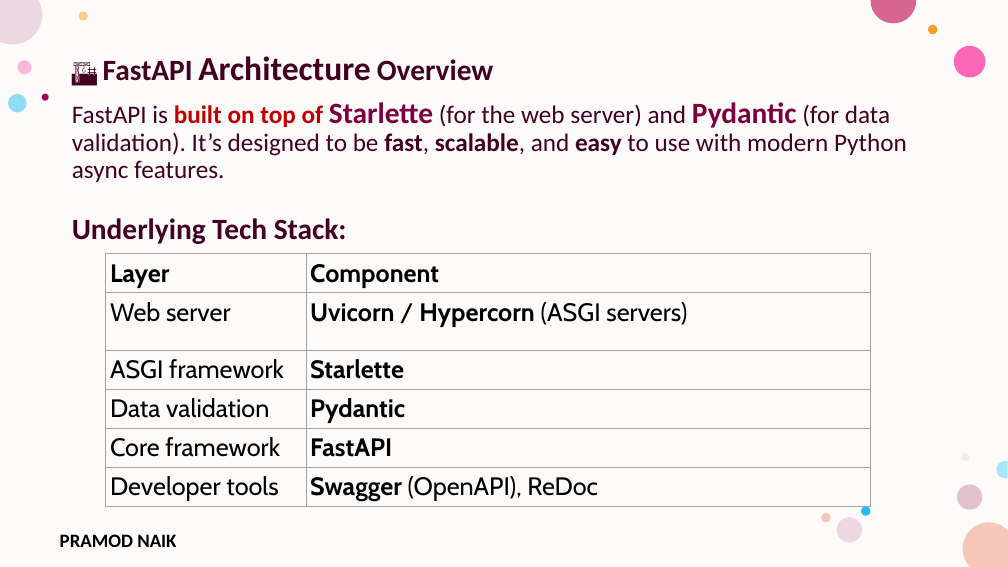
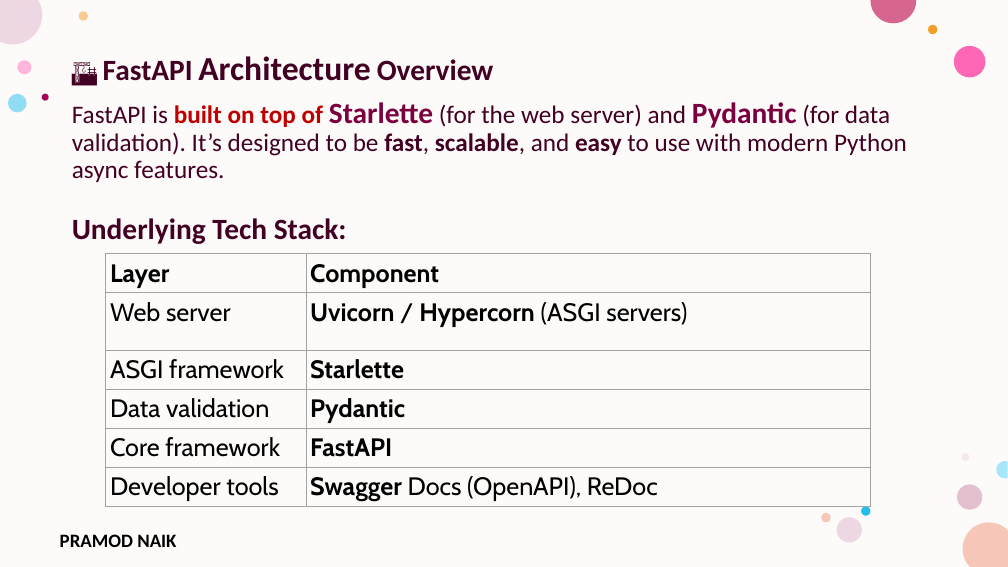
Before and after one commit to PRAMODNAIK-DEV/Backend-Dev-using-Python-FastAPI, a slide deck: slide 26 of FastAPI/Introduction to FastAPI.pptx. Drawn at 1008x567 pixels with LibreOffice and Linux fonts; fonts in the diff are those of the drawing; background and template pictures are left out. Boxes give left, top, right and bottom in pixels: in the first picture for what was removed or moved away, otherwise in the second. Text is boxed around its words. In the diff, an @@ line names an element or a change of style, - is before the commit and + after.

```diff
--- a/FastAPI/Introduction to FastAPI.pptx
+++ b/FastAPI/Introduction to FastAPI.pptx
@@ table at (106, 253, 870, 506) @@
-row 6, column 2: Swagger (OpenAPI), ReDoc
+row 6, column 2: Swagger Docs (OpenAPI), ReDoc
```
Also in this commit, not shown: 6 other slides changed, 16 slides removed, 1 other file.
